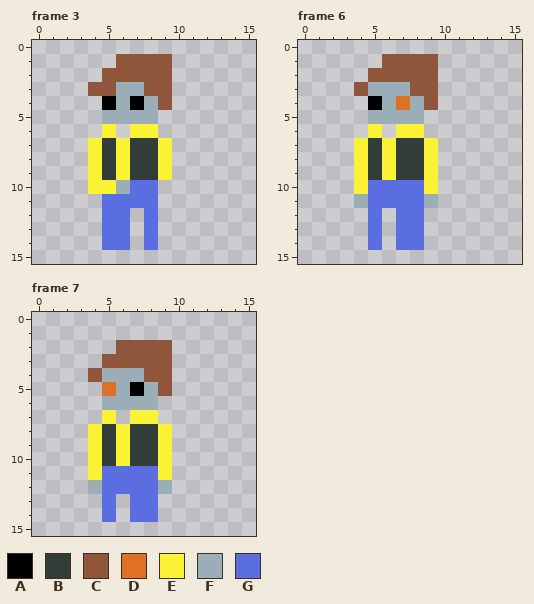
Two states of a pixel-art file, images/sources/typeman_hero.aseprite. The picture above was drawn from the file before the commit.
16x16 pixels, 7 frames. Shown: frame 3, frame 6, frame 7.
Palette (. is transparent): A #000000  B #323c39  C #8f563b  D #df7126  E #fbf236  F #9badb7  G #5b6ee1
Pixels before, frame 3, first column x 4:
 1 ..CCCC
 2 .CCCCC
 3 CCFFCC
 4 .AFAFC
 5 .FFFF.
 6 .E.EE.
 7 EBEBBE
 8 EBEBBE
 9 EBEBBE
10 EEFGG.
11 .GGGG.
12 .GG.G.
13 .GG.G.
14 .GG.G.
Pixels before, frame 6, first column x 4:
 1 ..CCCC
 2 .CCCCC
 3 CFFFCC
 4 .AFDFC
 5 .FFFF.
 6 .E.EE.
 7 EBEBBE
 8 EBEBBE
 9 EBEBBE
10 EGGGGE
11 FGGGGF
12 .G.GG.
13 .G.GG.
14 .G.GG.
Pixels before, frame 7, first column x 4:
 2 ..CCCC
 3 .CCCCC
 4 CFFFCC
 5 .DFAFC
 6 .FFFF.
 7 .E.EE.
 8 EBEBBE
 9 EBEBBE
10 EBEBBE
11 EGGGGE
12 FGGGGF
13 .G.GG.
14 .G.GG.
The same view after the edit:
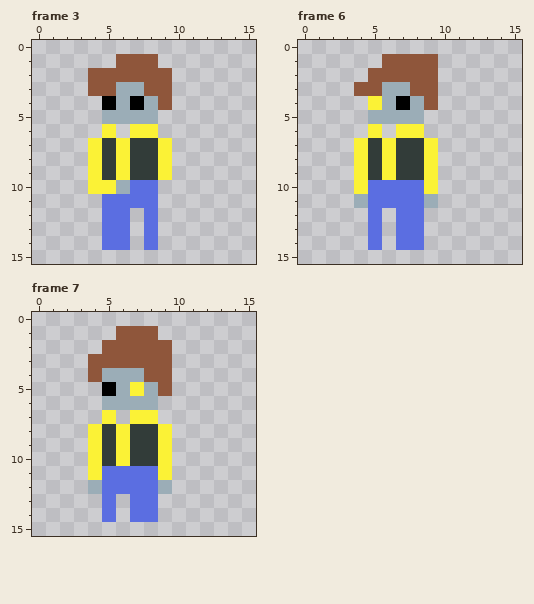
Difference:
Changed rows in their new state; - is an unchanged pixel.
Frame 3:
first column x 4:
 1 -----.
 2 C-----
Frame 6:
first column x 5:
 3 C--
 4 E-A
Frame 7:
first column x 4:
 1 --CCC
 2 -C---
 3 C----
 5 -A-E-
Changed places in both pictures, as pixel boxes (x1, y1, x2, y2):
erased: (158, 54, 172, 68)
added: (88, 68, 102, 82)
changed: (368, 82, 410, 110)
changed: (88, 326, 158, 396)
